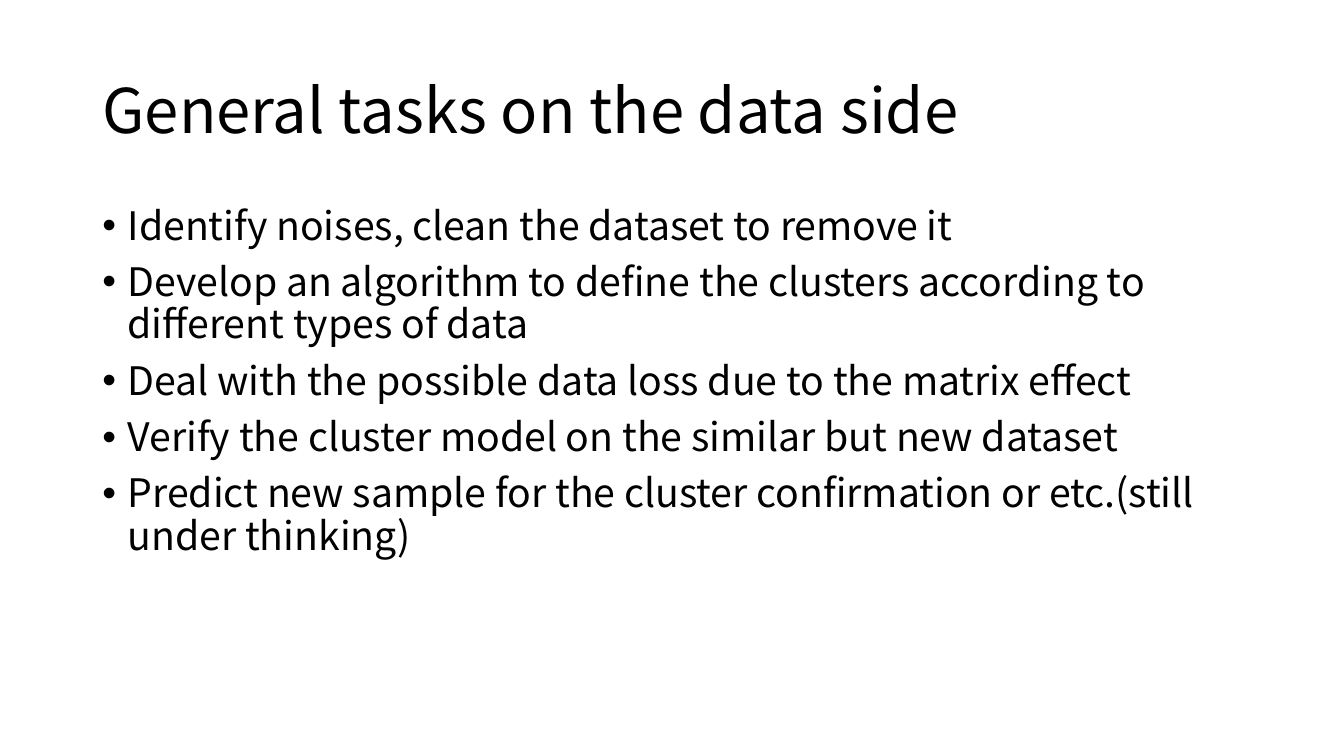
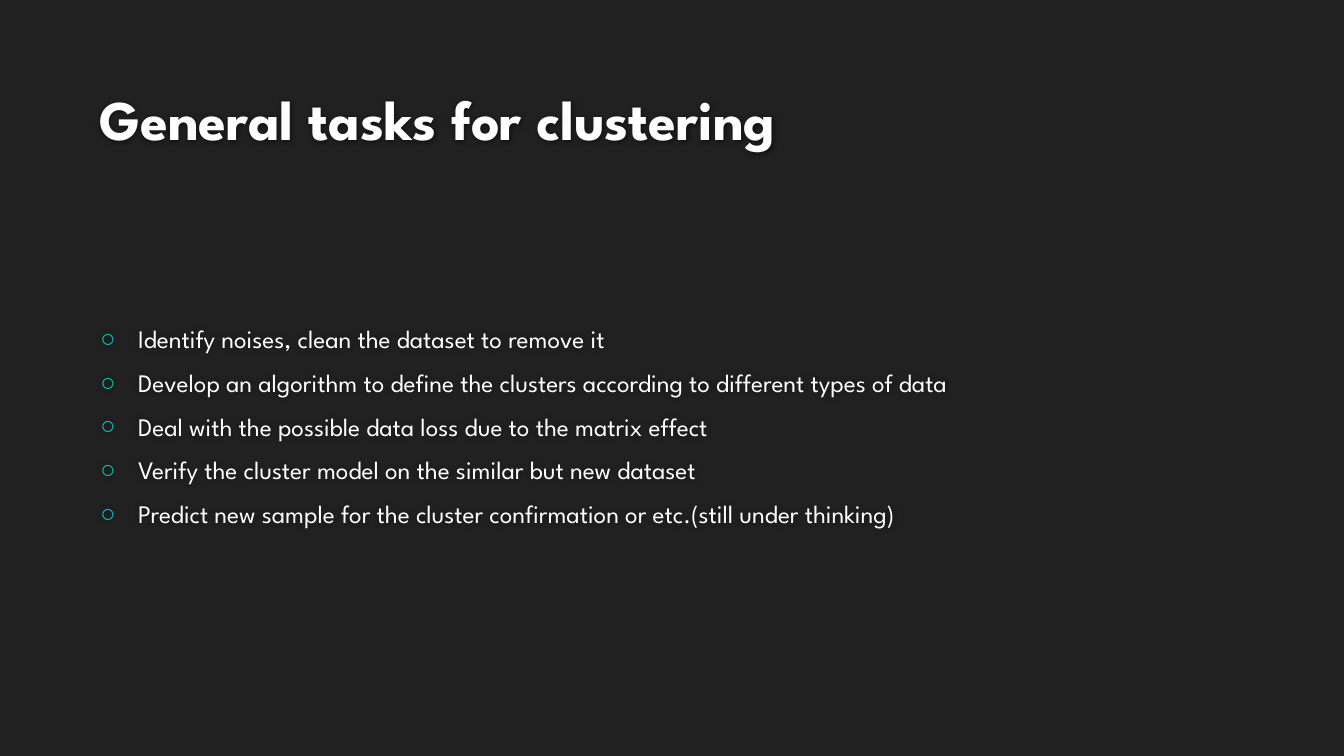
Before and after one commit to XiminHu/mass-suite, a slide deck: slide 10 of doc/20200327 Capstone HRMS.pptx (slide 9 before the commit). Drawn at 1344x756 pixels with LibreOffice and Linux fonts; fonts in the diff are those of the drawing; background and template pictures are left out. Boxes give left, top, right and bottom in pixels: in the first picture for what was removed or moved away, otherwise in the second. Text is boxed around its words. In the diff, an @@ line names an element or a change of style, - is before the commit and + after.

```diff
--- a/doc/20200327 Capstone HRMS.pptx
+++ b/doc/20200327 Capstone HRMS.pptx
@@ background #FFFFFF to #212121 @@
@@ title "General tasks for clustering" at [99,101,776,153]: vertical alignment middle to bottom @@
@@ title at [99,101,776,153]: text changed; size 44 to 40 pt; font Noto Sans CJK SC to League Spartan; text colour #000000 to #FEFEFE; bold on @@
-General tasks on the data side
+General tasks for clustering
@@ text "Identify noises, clean the dataset ...": place and size @@
-text "Identify noises, clean the dataset ..." at [128,208,1194,560]
+text "Identify noises, clean the dataset ..." at [138,330,947,529]
@@ text "Identify noises, clean the dataset ..." at [138,330,947,529]: size 28 to 18 pt, font Noto Sans CJK SC to League Spartan, text colour #000000 to #FFFFFF; bullet • to ○; line spacing 0.9 to 1; vertical alignment top to middle @@
```
Also in this commit, not shown: 7 other slides changed, 4 slides added, 3 slides removed, 1 other file.
